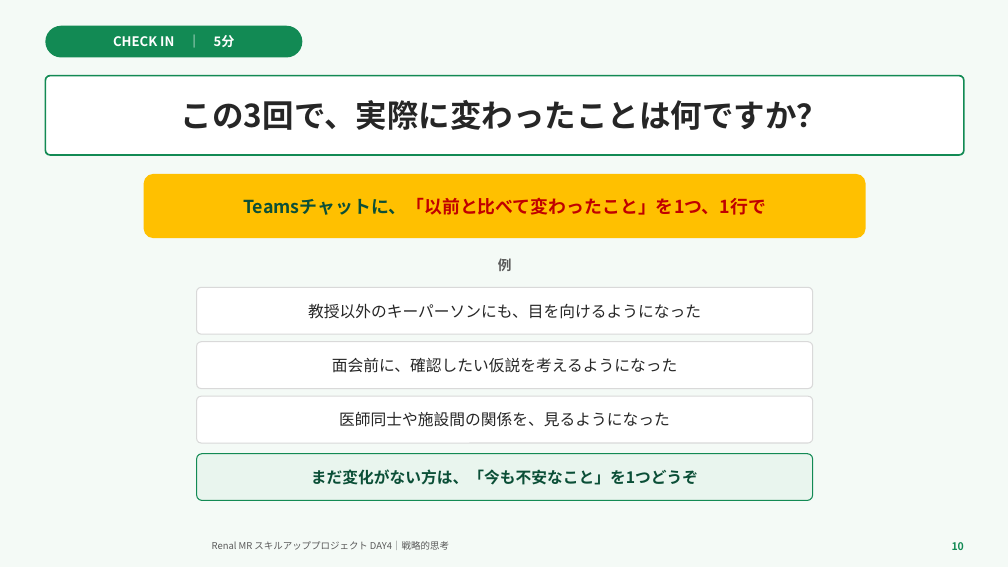
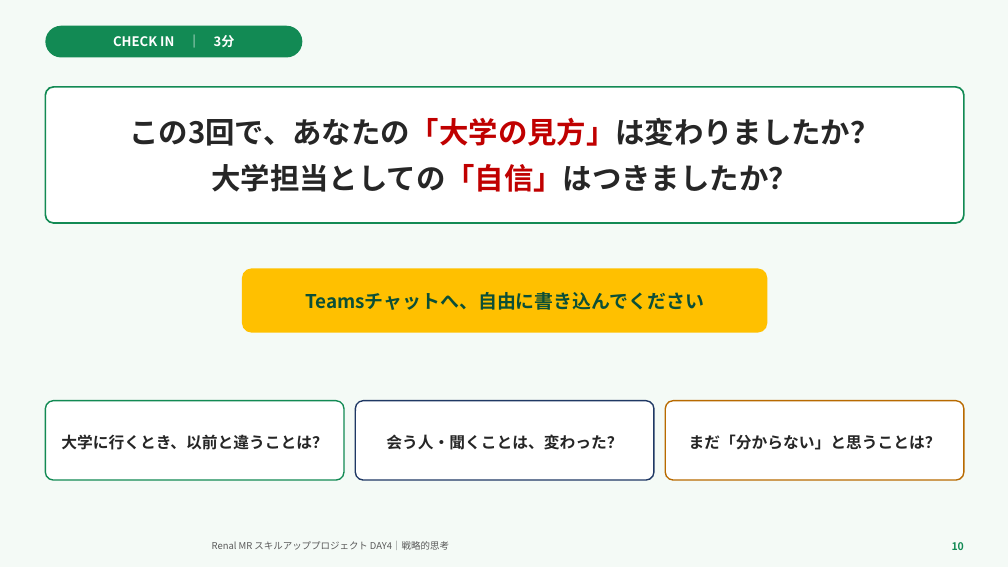
Before and after one commit to TAKUYA-1187/Claude, a slide deck: slide 10 of novartis_training/DAY4_ちょっと分かるだけで世界が変わる.pptx. Drawn at 1008x567 pixels with LibreOffice and Linux fonts; fonts in the diff are those of the drawing; background and template pictures are left out. Boxes give left, top, right and bottom in pixels: in the first picture for what was removed or moved away, otherwise in the second. Text is boxed around its words. In the diff, an @@ line names an element or a change of style, - is before the commit and + after.

```diff
--- a/novartis_training/DAY4_ちょっと分かるだけで世界が変わる.pptx
+++ b/novartis_training/DAY4_ちょっと分かるだけで世界が変わる.pptx
@@ text in rounded rectangle at (113,35,235,47): text changed @@
-CHECK IN ｜ 5分
+CHECK IN ｜ 3分
@@ rounded rectangle "この3回で、あなたの「大学の見方」は変わりましたか？": place and size @@
-rounded rectangle "この3回で、あなたの「大学の見方」は変わりましたか？" at (45,76,964,155)
+rounded rectangle "この3回で、あなたの「大学の見方」は変わりましたか？" at (45,87,964,223)
@@ text in rounded rectangle at (130,117,880,192): text changed; size 30 to 28 pt @@
-この3回で、実際に変わったことは何ですか？
+この3回で、あなたの「大学の見方」は変わりましたか？
+大学担当としての「自信」はつきましたか？
@@ rounded rectangle removed at (144,174,866,238) @@
-Teamsチャットに、「以前と比べて変わったこと」を1つ、1行で
@@ rounded rectangle added at (242,268,768,333), fill #FFC000, 18 pt, text #0B4F37, bold @@
+Teamsチャットへ、自由に書き込んでください
@@ text removed at (498,258,512,271) @@
-例
@@ rounded rectangle removed at (197,287,813,334) @@
-教授以外のキーパーソンにも、目を向けるようになった
@@ rounded rectangle removed at (197,342,813,389) @@
-面会前に、確認したい仮説を考えるようになった
@@ rounded rectangle added at (45,401,344,480), fill #FFFFFF, outline #128A54 1.3 pt, 15 pt, text #262626, bold @@
+大学に行くとき、以前と違うことは？
@@ rounded rectangle removed at (197,396,813,443) @@
-医師同士や施設間の関係を、見るようになった
@@ rounded rectangle added at (355,401,654,480), fill #FFFFFF, outline #1F3864 1.3 pt, 15 pt, text #262626, bold @@
+会う人・聞くことは、変わった？
@@ rounded rectangle added at (665,401,964,480), fill #FFFFFF, outline #B86A00 1.3 pt, 15 pt, text #262626, bold @@
+まだ「分からない」と思うことは？
@@ rounded rectangle removed at (197,454,813,501) @@
-まだ変化がない方は、「今も不安なこと」を1つどうぞ
```
Also in this commit, not shown: 2 other files.
